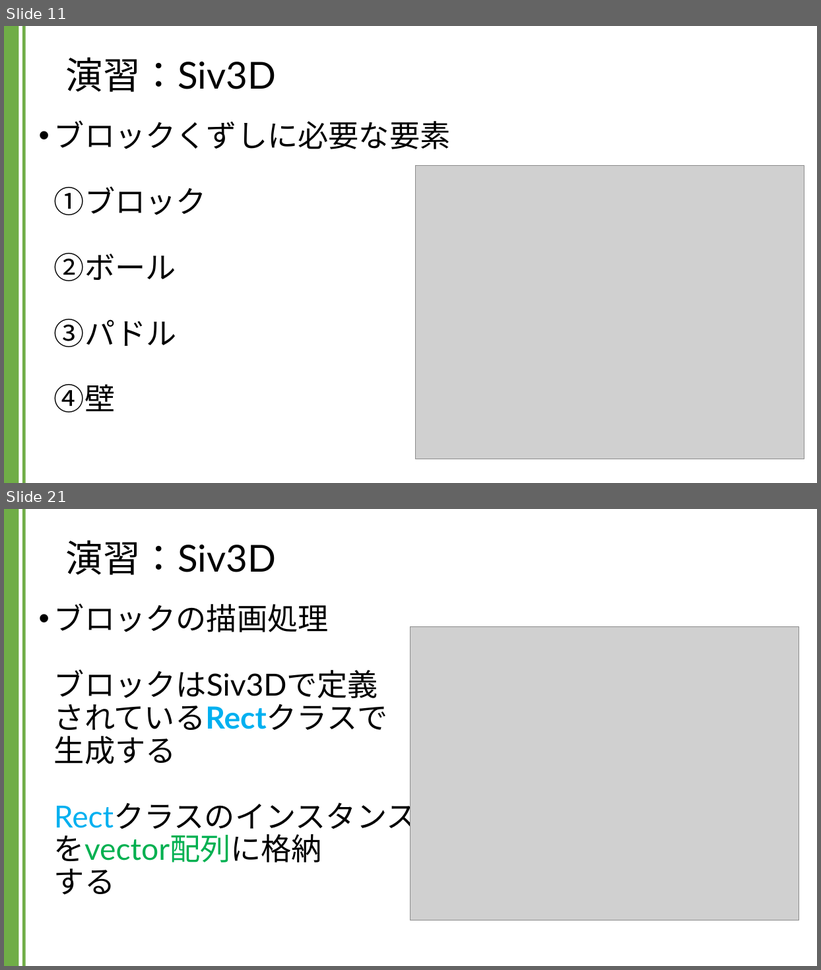
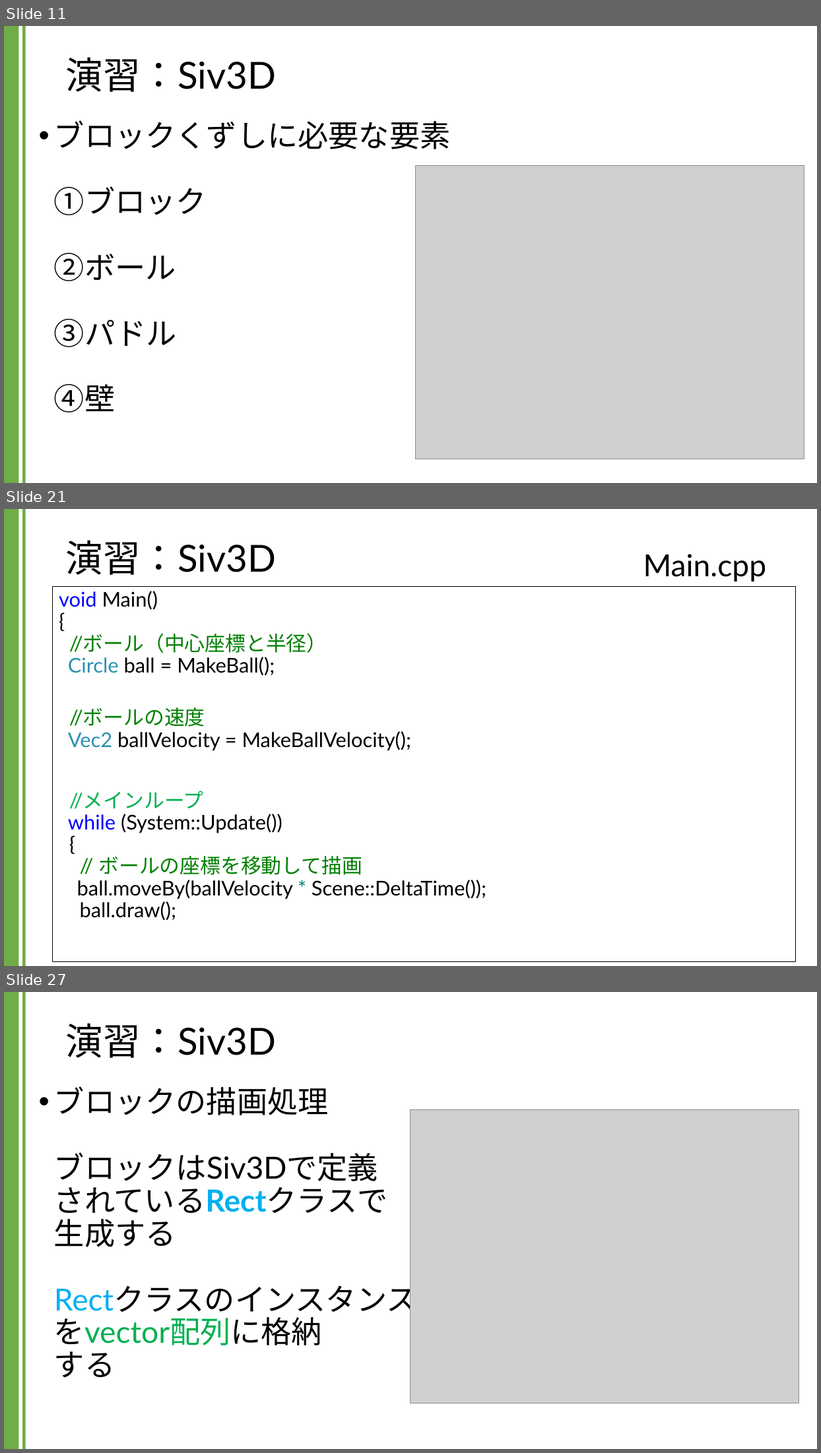
Before and after one commit to kic-murata/cpp2024, a slide deck: 授業資料/演習課題：Siv3D.pptx. Shown one above the other, each under a label of ours: slides 11 and 21 before the commit, slides 11, 21 and 27 after it; the slides between them are not shown. The pictures are 821x970 and 821x1453 pixels, drawn with LibreOffice and Linux fonts; fonts in the diff are those of the drawing; grey boxes stand for pictures; background and template pictures are left out. Boxes give left, top, right and bottom in pixels: in the first picture for what was removed or moved away, otherwise in the second. Text is boxed around its words. In the diff, an @@ line names an element or a change of style, - is before the commit and + after.

```diff
--- a/授業資料/演習課題：Siv3D.pptx
+++ b/授業資料/演習課題：Siv3D.pptx
@@ slide 21 added at (4, 509, 817, 966), background #FFFFFF; not listed: 2 template elements that a slide beside it also shows @@
@@ title added at (66, 540, 276, 575), 44 pt, text #000000 @@
+演習：Siv3D
@@ text added at (644, 554, 767, 582), 36 pt, text #000000 @@
+Main.cpp
@@ rectangle added at (53, 586, 796, 962), fill #FFFFFF, outline #000000 0.75 pt, 24 pt, text #000000 @@
+void Main()
+{
+//ボール（中心座標と半径）
+Circle ball = MakeBall();
+//ボールの速度
+Vec2 ballVelocity = MakeBallVelocity();
+//メインループ
+while (System::Update())
+{
+// ボールの座標を移動して描画
+ball.moveBy(ballVelocity * Scene::DeltaTime());
+ball.draw();
@@ what was slide 21 is now slide 27 @@
```
Also in this commit, not shown: 9 slides changed, 5 other slides added.
